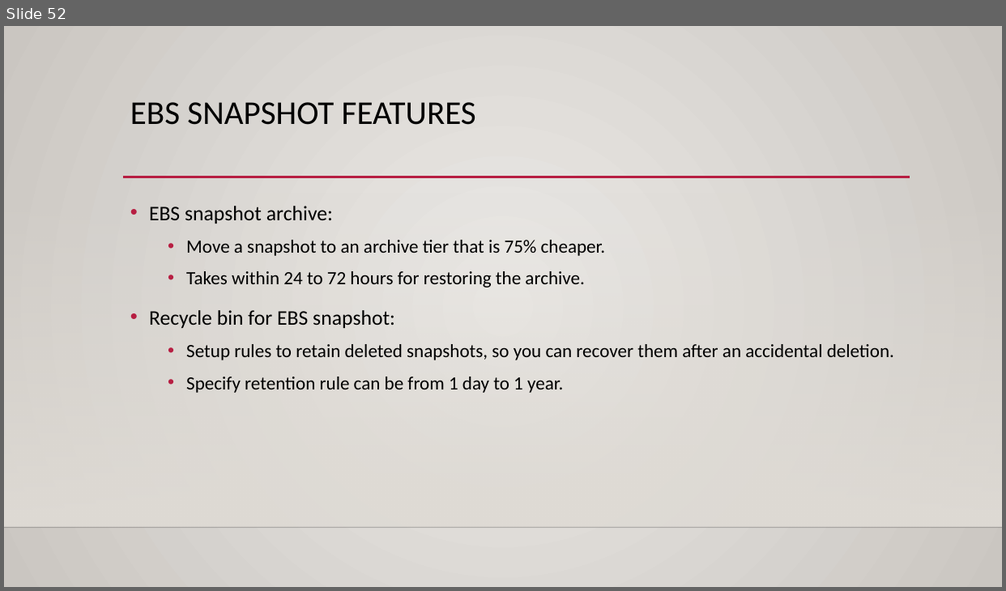
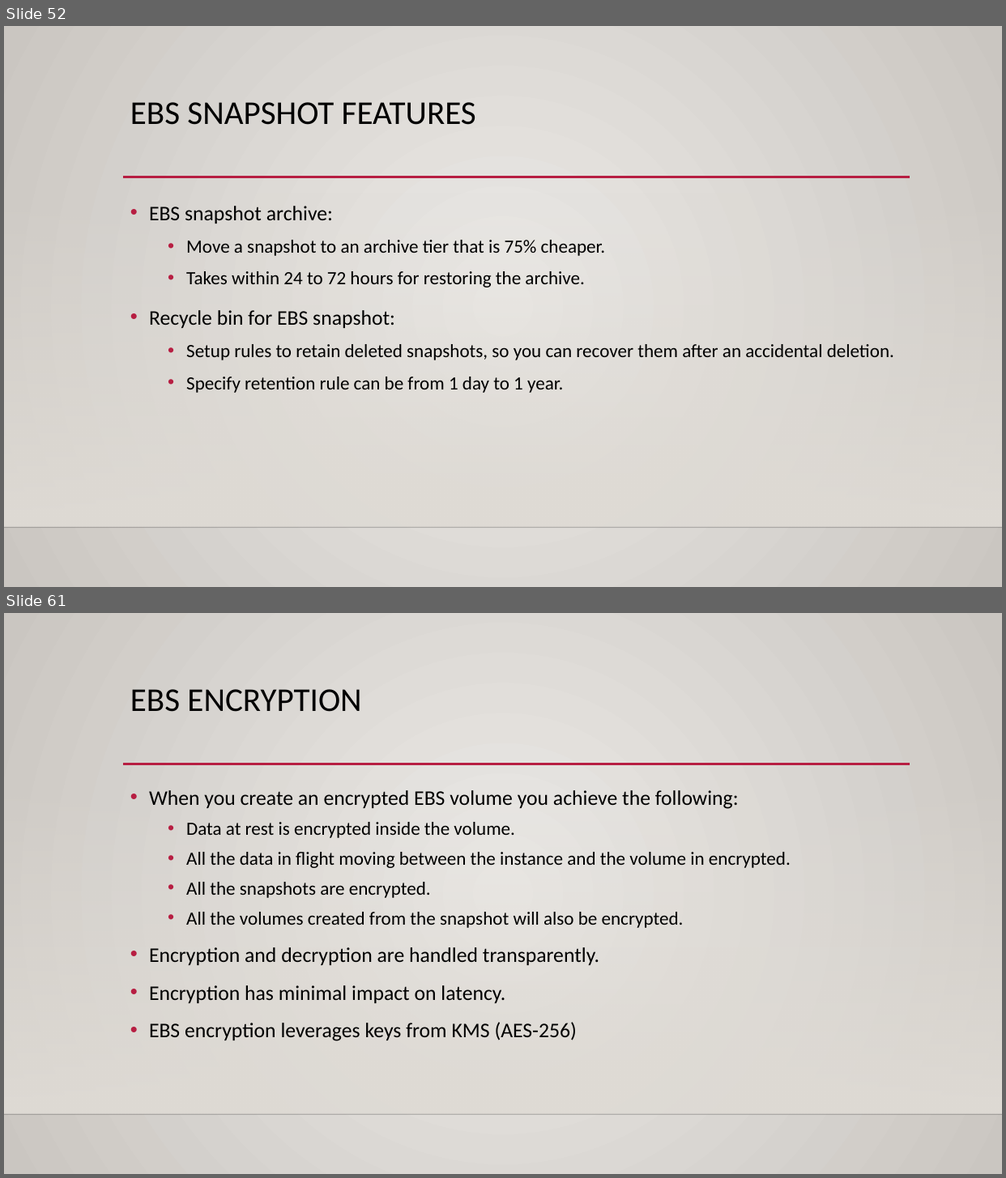
Before and after one commit to kushalnaidu007/AWS-Solution-Architect, a slide deck: AWS-SAA.pptx. Shown one above the other, each under a label of ours: slide 52 before the commit, slides 52 and 61 after it; the slides between them are not shown. The pictures are 1006x591 and 1006x1178 pixels, drawn with LibreOffice and Linux fonts; fonts in the diff are those of the drawing; background and template pictures are left out. Boxes give left, top, right and bottom in pixels: in the first picture for what was removed or moved away, otherwise in the second. Text is boxed around its words. In the diff, an @@ line names an element or a change of style, - is before the commit and + after.

```diff
--- a/AWS-SAA.pptx
+++ b/AWS-SAA.pptx
@@ slide 61 added at <box>4,613,1002,1174</box>, background gradient #ECEAE7 to #CAC7C1; not listed: 3 template elements that a slide beside it also shows @@
@@ title added at <box>130,689,361,712</box>, 32 pt, text #000000 @@
+EBS ENCRYPTION
@@ text added at <box>149,790,791,1041</box>, 18 pt, text #000000 @@
+• When you create an encrypted EBS volume you achieve the following:
+  • Data at rest is encrypted inside the volume.
+  • All the data in flight moving between the instance and the volume in encrypted.
+  • All the snapshots are encrypted.
+  • All the volumes created from the snapshot will also be encrypted.
+• Encryption and decryption are handled transparently.
+• Encryption has minimal impact on latency.
+• EBS encryption leverages keys from KMS (AES-256)
```
Also in this commit, not shown: 26 other slides added.
